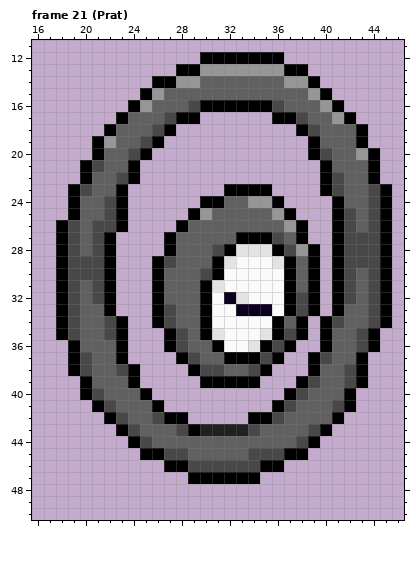
Edited in one commit: pixel-art file (anims/unownH.aseprite). Above, as it was before the edit.
64x64 pixels, 22 frames. Shown: frame 21 (Prat): x 16..46, y 11..50. The commit also changed other frames, which this record leaves out.
New version:
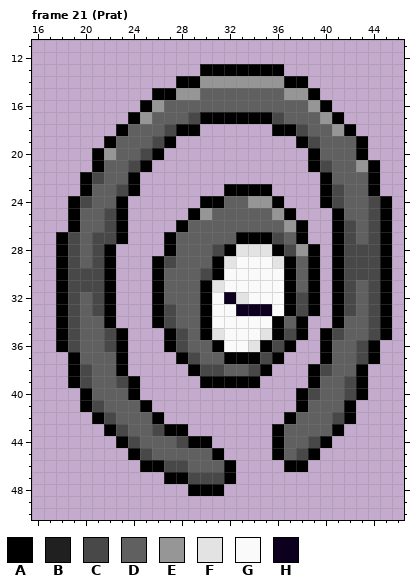
Palette (. is transparent): A #000000  B #202020  C #484848  D #606060  E #969696  F #e3e3e3  G #fafafa  H #0d001f
Diff:
Frame 21 (Prat), layer "Prongs":
y 12: x 30..36 AAAAAAA -> .......
y 13: x 28..38 AAEEEEEEEAA -> ..AAAAAAA..
y 14: x 26..39 AAEEDDDDDDDEEA -> ..AAEEEEEEEAA.
y 15: x 25..29 AEDDD -> .AAEE; x 37..40 DDEA -> EEA.
y 16: x 24..26 AED -> .AE; x 29..36 CAAAAAAC -> DDDDDDDD; x 39..41 DEA -> EA.
y 17: x 23..25 ADD -> .AE; x 27..38 CAA......AAC -> DDCAAAAAACDD; x 40..42 DEA -> EA.
y 18: x 22..23 AD -> .A; x 26..29 CA.. -> DCAA; x 36..39 ..AC -> AACD; x 41..43 DDA -> EA.
y 19: x 21..22 AE -> .A; x 25..27 CA. -> DCA; x 38..39 .A -> AC
y 20: x 22 D -> E; x 24..26 CA. -> DCA; x 40 C -> D; x 43..44 EA -> A.
y 21: x 20..21 AC -> .A; x 24..25 A. -> CA; x 39..40 .A -> AC; x 43 D -> E
y 22: x 21 D -> C; x 23 C -> D; x 41 C -> D
y 23: x 19..20 AC -> .A; x 23..24 A. -> CA; x 44..45 CA -> A.
y 24: x 20 D -> C; x 22 C -> D; x 40..41 .A -> AC
y 25: x 42 C -> D
y 26: x 18..19 AC -> .A; x 21 C -> D
y 27: x 22..23 A. -> CA; x 43 C -> D
y 29: x 20 C -> D
y 30: x 43 D -> C
y 31: x 20 D -> C
y 33: x 21 D -> C; x 42 D -> C
y 34: x 22..23 CA -> A.; x 40..41 AC -> .A
y 35: x 41 D -> C; x 43..45 CA. -> DCA
y 36: x 18..19 .A -> AC; x 22 D -> C
y 37: x 20 C -> D; x 39..40 AC -> .A; x 43..44 A. -> CA
y 38: x 23..24 CA -> A.; x 40 D -> C; x 42 C -> D
y 39: x 19..20 .A -> AC; x 23 D -> C; x 38..39 AC -> .A
y 40: x 21 C -> D; x 24..25 DA -> A.; x 37..39 ACD -> .AC; x 42..43 A. -> CA
y 41: x 20..22 .AC -> ACD; x 25..26 DA -> A.; x 36..38 ACD -> ..A; x 41 C -> D
y 42: x 21..23 .AC -> ACD; x 26..28 CAA -> A..; x 34..37 AACD -> ...A; x 41..42 A. -> CA
y 43: x 22..24 .AC -> ACD; x 26..36 DDCABBBBCDD -> CAA.......A; x 39..41 CA. -> DDA
y 44: x 23..25 .AC -> ACD; x 28..36 DDDDDDDDD -> CAA.....A; x 38..40 CA. -> DCA
y 45: x 24..28 .AACC -> ACDDD; x 31..39 DDDCCCAA. -> A....ADCA
y 46: x 25..38 ..AACCCCCCAA.. -> AACCDDDA....AA
y 47: x 27..31 ..AAA -> AACCC; x 33..34 AA -> ..
y 48: x 29..31 ... -> AAA
Where, in picture pixels (left, top, right, bottom), the same in both pictures:
changed: (56, 52, 392, 496)
